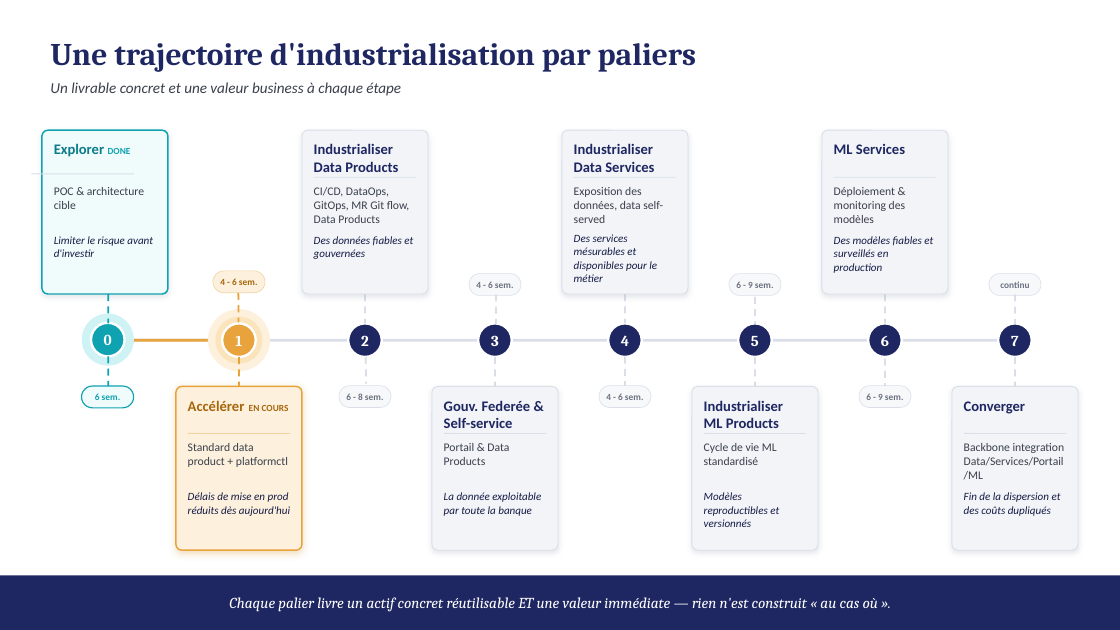
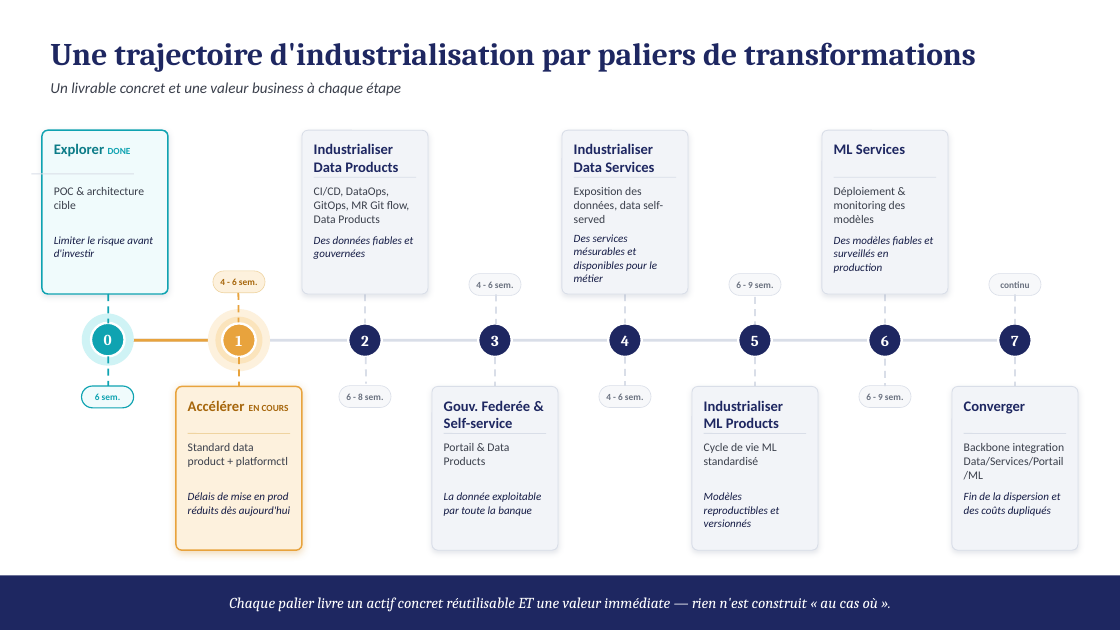
Before and after one commit to szairi2011/data-platform-resources, a slide deck: slide 3 of docs/plannings/Roadmap_Data_AI_Delivery_v3.pptx (slide 2 before the commit). Drawn at 1120x630 pixels with LibreOffice and Linux fonts; fonts in the diff are those of the drawing. Boxes give left, top, right and bottom in pixels: in the first picture for what was removed or moved away, otherwise in the second. Text is boxed around its words. In the diff, an @@ line names an element or a change of style, - is before the commit and + after.

```diff
--- a/docs/plannings/Roadmap_Data_AI_Delivery_v3.pptx
+++ b/docs/plannings/Roadmap_Data_AI_Delivery_v3.pptx
@@ text at <box>50,42,976,72</box>: text changed @@
-Une trajectoire d'industrialisation par paliers
+Une trajectoire d'industrialisation par paliers de transformations
```
Also in this commit, not shown: 4 other slides changed.
